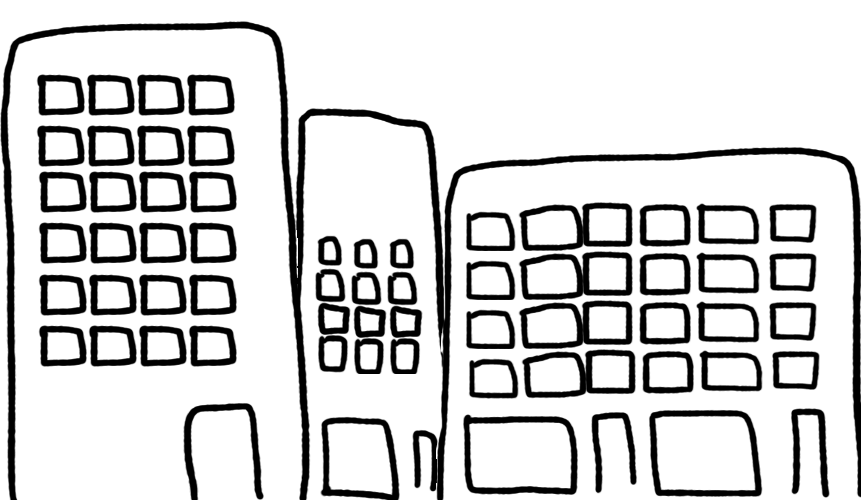
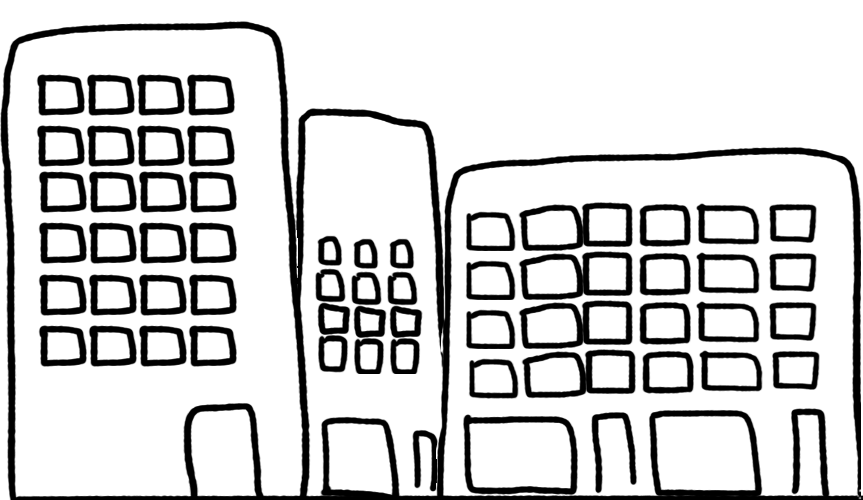
Before/after of a (863, 500) layered artwork. What changed in the layer stack:
painted on "Layer 1" over (15, 489, 863, 500)
